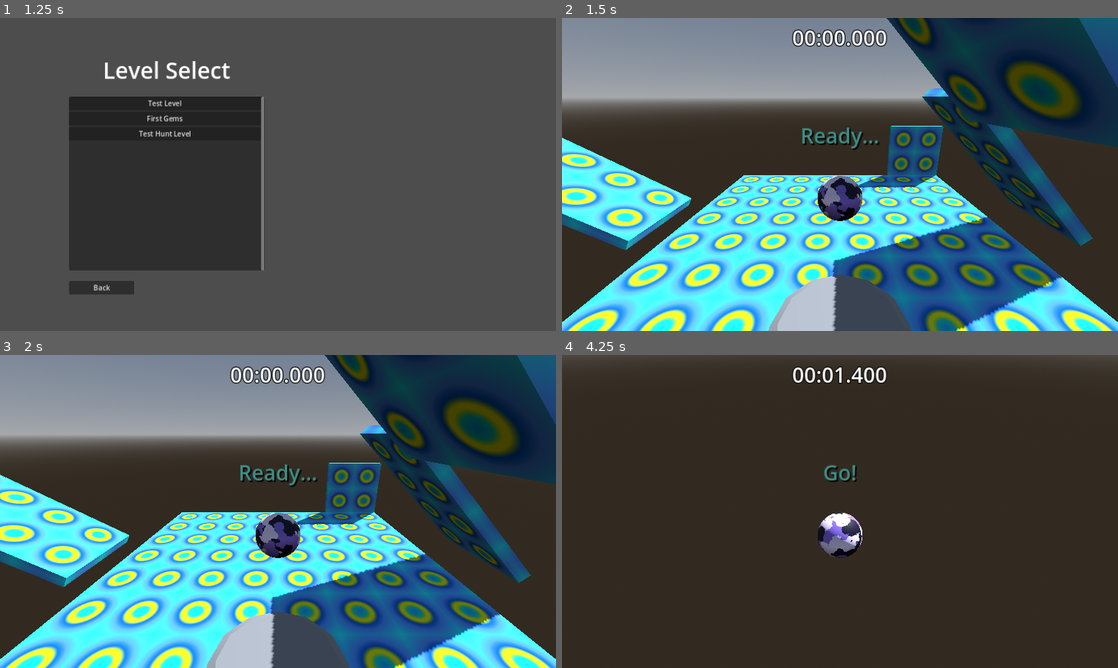
Above: before the commit, frames 1-4 (two rows, left to right).
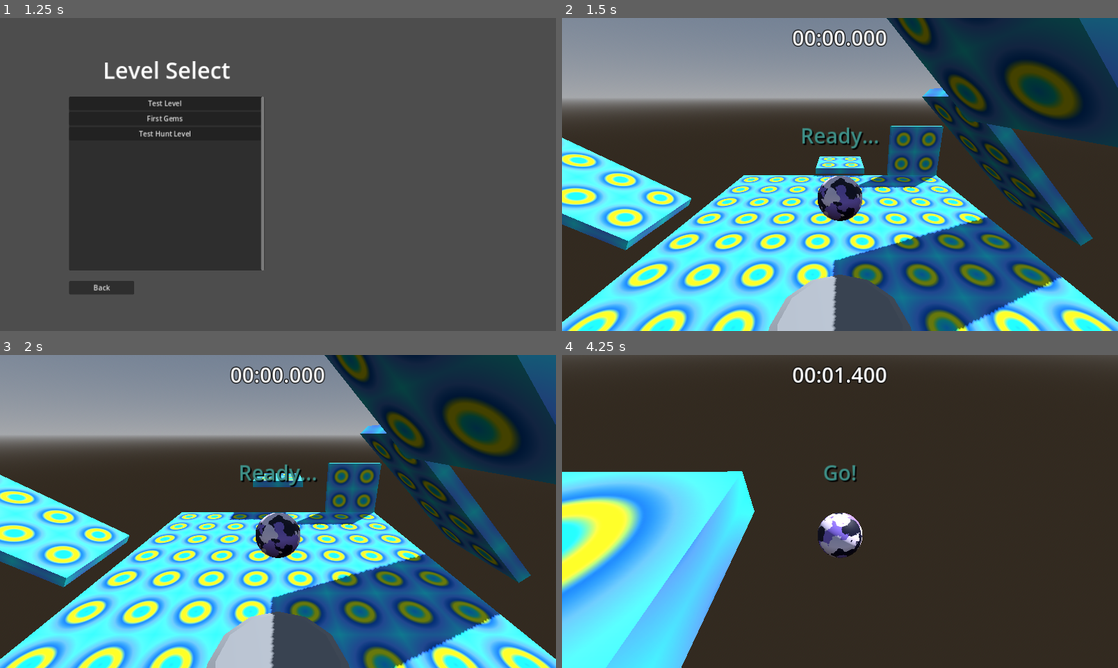
Above: after the commit, the same moments.

Repository: thearst3rd/godot4-marble-game
Game: Godot game, scene res://src/states/menu/main_menu.tscn
The game is run twice, just before and just after one commit, with the same random seed, the same clock (stepped at 60 frames per second) and the same inputs.
Inputs (mouse positions are in pixels of both pictures, inside the frame that each line leads up to):
- Up to frame 1 (1.25 s): click "Play" at 0.5 s
- Up to frame 2 (1.5 s): click "Test Level" at 1.25 s
- Up to frame 3 (2 s): no input
- Up to frame 4 (4.25 s): move the mouse to (867, 511) at 2.02 s; hold W (forward) from 2.03 s (still down); tap Space (jump) at 2.1, 2.27, 2.57, 3.02, 3.05, 3.32, 3.8 s; move the mouse to (812, 511) at 2.77 s; tap Down (camera_down) at 2.85 s; move the mouse to (851, 505) at 3.52 s; tap Left (camera_left) at 3.6 s

Frame 1 is identical in both runs. In frame 2, 0.5% of the frame differs, in the area x 45-55%, y 44-51%; in frame 3, 0.4%; in frame 4, 18%, in the area x 0-35%, y 37-100%.

Commit message:
Factor platform velocity into jump height for moving platforms

Diff:
--- a/src/levels/test_level.tscn
+++ b/src/levels/test_level.tscn
@@ -22,6 +22,30 @@
 [sub_resource type="BoxMesh" id="BoxMesh_ornpx"]
 material = ExtResource("2_gg0vu")
 size = Vector3(16, 0.5, 16)
+
+[sub_resource type="BoxShape3D" id="BoxShape3D_vm7wc"]
+size = Vector3(4, 0.5, 4)
+
+[sub_resource type="BoxMesh" id="BoxMesh_upvk6"]
+material = ExtResource("2_gg0vu")
+size = Vector3(4, 0.5, 4)
+
+[sub_resource type="Animation" id="Animation_os2f8"]
+resource_name = "oscillate"
+length = 4.0
+loop_mode = 1
+tracks/0/type = "position_3d"
+tracks/0/imported = false
+tracks/0/enabled = true
+tracks/0/path = NodePath(".")
+tracks/0/interp = 1
+tracks/0/loop_wrap = true
+tracks/0/keys = PackedFloat32Array(0, 1, 10, 0, 0, 1.5, 1, 10, 6, 0, 2, 1, 10, 6, 0, 3.5, 1, 10, 0, 0)
+
+[sub_resource type="AnimationLibrary" id="AnimationLibrary_1ada3"]
+_data = {
+"oscillate": SubResource("Animation_os2f8")
+}
 
 [sub_resource type="BoxMesh" id="BoxMesh_pebx6"]
 material = ExtResource("2_gg0vu")
@@ -60,6 +84,26 @@
 [node name="MeshInstance3D" type="MeshInstance3D" parent="Floor"]
 transform = Transform3D(1, 0, 0, 0, 1, 0, 0, 0, 1, 0, -0.25, 0)
 mesh = SubResource("BoxMesh_ornpx")
+
+[node name="MovingPlatform" type="AnimatableBody3D" parent="."]
+transform = Transform3D(1, 0, 0, 0, 1, 0, 0, 0, 1, 10, 0, 0)
+collision_mask = 0
+metadata/_edit_group_ = true
+
+[node name="CollisionShape3D" type="CollisionShape3D" parent="MovingPlatform"]
+transform = Transform3D(1, 0, 0, 0, 1, 0, 0, 0, 1, 0, -0.25, 0)
+shape = SubResource("BoxShape3D_vm7wc")
+
+[node name="MeshInstance3D" type="MeshInstance3D" parent="MovingPlatform"]
+transform = Transform3D(1, 0, 0, 0, 1, 0, 0, 0, 1, 0, -0.25, 0)
+mesh = SubResource("BoxMesh_upvk6")
+
+[node name="AnimationPlayer" type="AnimationPlayer" parent="MovingPlatform"]
+autoplay = "oscillate"
+playback_process_mode = 0
+libraries = {
+"": SubResource("AnimationLibrary_1ada3")
+}
 
 [node name="Ramp" type="StaticBody3D" parent="."]
 transform = Transform3D(1, 0, 0, 0, 0.866025, -0.5, 0, 0.5, 0.866025, 0, 2.5, -12)
--- a/src/objects/marble.gd
+++ b/src/objects/marble.gd
@@ -106,17 +106,23 @@
 			jumping = false
 	elif player_controller.get_action("jump") and is_on_floor(state):
 		# Get jump angle
-		var jump_vector = Vector3.ZERO
+		var floor_contact_count := 0
+		var jump_vector := Vector3.ZERO
+		var floor_velocity := Vector3.ZERO
 		for contact in state.get_contact_count():
 			var contact_normal := state.get_contact_local_normal(contact)
 			if contact_normal.dot(Vector3.UP) > 0.5:
+				floor_contact_count += 1
 				jump_vector += contact_normal
+				floor_velocity += state.get_contact_collider_velocity_at_position(contact)
 		jump_vector = jump_vector.normalized()
+		floor_velocity /= floor_contact_count
 		# We don't want a jump to go any higher if you combine it with a bounce. Dot the jump vector with the current
 		# linear velocity to make the impulse smaller.
 		# Also, if the factor is less than 0, that means the bounce was too high that jumping would make the ball go
 		# _lower_ than it would without a jump! If that's the case, don't allow the jump
-		var factor := 1.0 - (linear_velocity / JUMP_IMPULSE).dot(jump_vector)
+		# We subtract out the floor velocity so that the jump height is relative to the floor for moving platforms
+		var factor := 1.0 - ((linear_velocity - floor_velocity) / JUMP_IMPULSE).dot(jump_vector)
 		if factor > 0:
 			jumping = true
 			apply_impulse(jump_vector.normalized() * JUMP_IMPULSE * factor)
Not shown: 1 places in src/levels/test_level.tscn that only renumber resources
